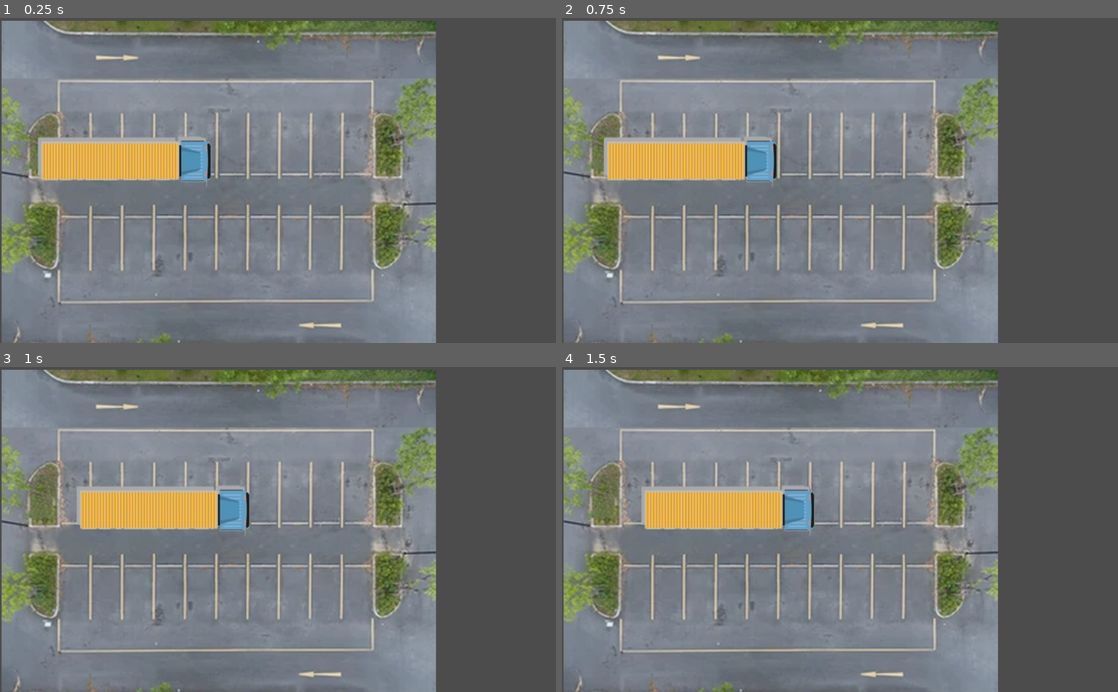
Above: before the commit, frames 1-4 (two rows, left to right).
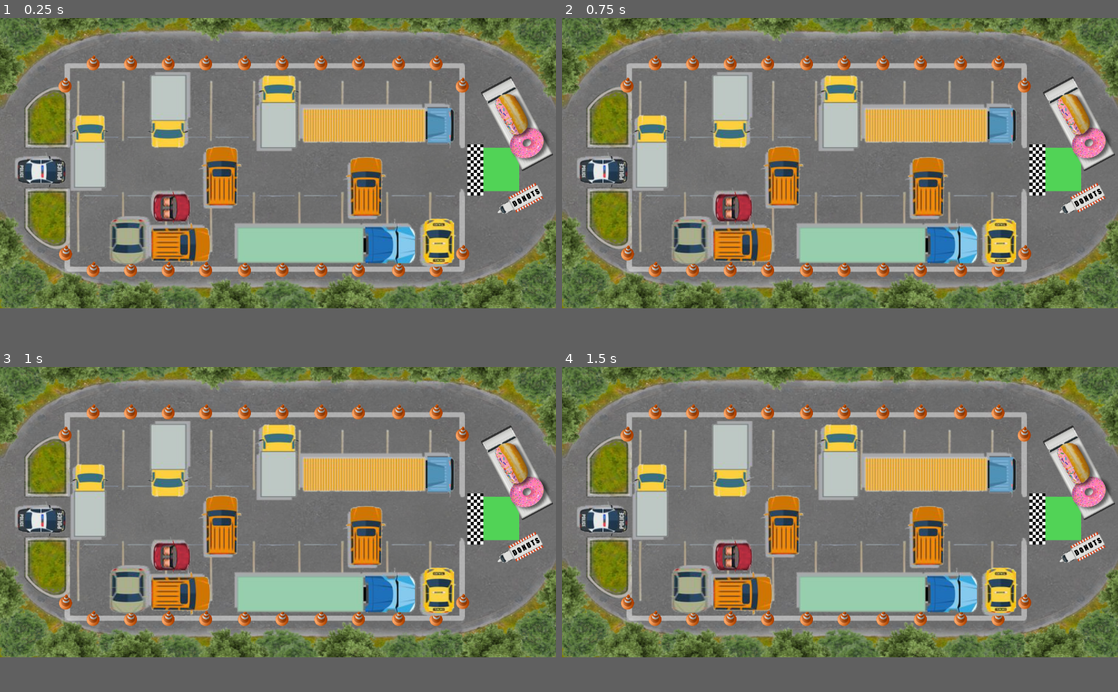
Above: after the commit, the same moments.

Repository: torresFMQ/Projecto_Godot_Grupo1
Game: Godot game, scene res://World.tscn
The game is run twice, just before and just after one commit, with the same random seed, the same clock (stepped at 60 frames per second) and the same inputs.
Inputs (mouse positions are in pixels of both pictures, inside the frame that each line leads up to):
- Up to frame 1 (0.25 s): no input
- Up to frame 2 (0.75 s): tap Enter at 0.5 s; drag from (689, 161) to (895, 109) at 0.52 s
- Up to frame 3 (1 s): no input
- Up to frame 4 (1.5 s): drag from (728, 545) to (812, 594) at 1.27 s
In our replay, the window is 800x468 before the commit and 800x418 after it. These sizes can differ from the game's own. Grey fills any space a smaller window leaves; there, only what the larger window draws over its background counts as a difference.

The runs differ from the first frame. In frame 1, 81% of the frame differs, in the area x 0-100%, y 0-100%; in frame 2, 81%; in frame 3, 81%; in frame 4, 81%.

Commit message:
Versao quase final que ja se joga e tudo

Diff:
--- a/Slide Cars/Car.gd
+++ b/Slide Cars/Car.gd
@@ -3,57 +3,73 @@
 
 var x : bool = false
 var y : bool = false
+#movement aid variables
+var mx : float
+var my : float
+var mVec : Vector2
+#
 export var speed : float = 1
+export var jitter : float = 5
 export (Texture) var texture setget setTexture, getTexture
-var collision_box : CollisionShape2D
 var selected = false
 
 func setTexture (value:Texture) -> void:
+	print("Setting Texture for "+self.to_string()+" = "+value.to_string())
 	$CarTexture.texture =value
+	setCollisionArea(value)
 
 func getTexture () -> Texture:
 	return 	$CarTexture.texture
 
+func setCollisionArea(value:Texture):
+	# auto scale Collision box
+		var car_size = RectangleShape2D.new()
+		car_size.set_extents(value.get_size())
+
+		$Collision.set_shape(car_size)
 
 func _ready():
 	# auto assign drag direction
 	if rotation_degrees == 0:
-		print(self.to_string()+" is horizontal")
+		#print(self.to_string()+" is horizontal")
 		x = true
 		y = false
 	else:
-		print(self.to_string()+" is vertical")
+		#print(self.to_string()+" is vertical")
 		x = false
 		y = true
-	#
-	# assign texture
-	if texture:
-		print("Loading "+texture.to_string())
-		setTexture(texture)
-	#
-	# auto scale Collision box
-		collision_box = CollisionShape2D.new()
-		var car_size = RectangleShape2D.new()
-		var img_size = texture.get_rect()
-		car_size.set_extents(img_size)
-		collision_box.shape = car_size
-
-		pass
 
 func _on_Car_input_event(viewport, event, shape_idx):
-	print("click !")
+	#print("click !")
 	if Input.is_action_just_pressed("click"):
 		print("Selected: "+ self.to_string())
 		selected = true
-
-func _physics_process(delta):
-	if selected:
-		if x:
-			global_position.x = lerp(global_position.x, get_global_mouse_position().x, speed * delta)
-		elif y:
-			global_position.y = lerp(global_position.y, get_global_mouse_position().y, speed * delta)
 
 func _input(event):
 	if event is InputEventMouseButton:
 		if event.button_index == BUTTON_LEFT and not event.pressed:
 			selected = false
+
+func _physics_process(delta):
+	if selected:
+		var dir = (get_global_mouse_position()-global_position).normalized()
+
+		if x:
+		#HORIZONTAL
+			dir.y=0
+			#make it shake
+			global_scale += Vector2(jitter/250,jitter/250)
+			global_position.x += jitter/2
+			global_position.y += jitter
+			jitter *= -1
+
+		elif y:
+		#VERTICAL
+			dir.x=0
+			#make it shake
+			global_scale += Vector2(jitter/250,jitter/250)
+			global_position.x += jitter
+			global_position.y += jitter/2
+			jitter *= -1
+
+		move_and_slide(dir*delta*9000*speed)
--- a/Slide Cars/Car.tscn
+++ b/Slide Cars/Car.tscn
@@ -3,15 +3,19 @@
 [ext_resource path="res://Car.gd" type="Script" id=1]
 
 [sub_resource type="RectangleShape2D" id=1]
-extents = Vector2( 57.0722, 33.7742 )
+extents = Vector2( 25.6171, 33.7742 )
 
 [node name="Car" type="KinematicBody2D"]
 input_pickable = true
 script = ExtResource( 1 )
+jitter = 1.0
 
 [node name="Collision" type="CollisionShape2D" parent="."]
 position = Vector2( -0.71574, -0.212807 )
+rotation = 1.5708
+scale = Vector2( 0.75, 0.65 )
 shape = SubResource( 1 )
+one_way_collision_margin = 0.0
 
 [node name="CarTexture" type="Sprite" parent="."]
 position = Vector2( -2.88064, -3.28165 )
--- a/Slide Cars/World.gd
+++ b/Slide Cars/World.gd
@@ -0,0 +1,7 @@
+extends Node2D
+
+#DETECT WIN CONDITION
+func _on_FinishLine_body_entered(body):
+	print("Area detected")
+	if (body.get_name() == "Main Car"):
+		print("You win!")
--- a/Slide Cars/World.tscn
+++ b/Slide Cars/World.tscn
@@ -1,35 +1,327 @@
-[gd_scene load_steps=6 format=2]
+[gd_scene load_steps=20 format=2]
 
 [ext_resource path="res://Car.tscn" type="PackedScene" id=1]
-[ext_resource path="res://cars/9.png" type="Texture" id=2]
-[ext_resource path="res://cars/map.png" type="Texture" id=3]
+[ext_resource path="res://cars/8.png" type="Texture" id=2]
+[ext_resource path="res://Truck_2.png" type="Texture" id=3]
+[ext_resource path="res://cars/3.png" type="Texture" id=4]
+[ext_resource path="res://cars/6.png" type="Texture" id=5]
+[ext_resource path="res://cars/9.png" type="Texture" id=6]
+[ext_resource path="res://cars/2.png" type="Texture" id=7]
+[ext_resource path="res://cars/1.png" type="Texture" id=8]
+[ext_resource path="res://cars/4.png" type="Texture" id=9]
+[ext_resource path="res://cars/7.png" type="Texture" id=10]
+[ext_resource path="res://cone.png" type="Texture" id=11]
+[ext_resource path="res://bg1.png" type="Texture" id=12]
+[ext_resource path="res://TRUCK_1.png" type="Texture" id=13]
+[ext_resource path="res://checker.png" type="Texture" id=14]
+[ext_resource path="res://World.gd" type="Script" id=15]
+
+[sub_resource type="RectangleShape2D" id=3]
+extents = Vector2( 49.7023, 177.892 )
 
 [sub_resource type="RectangleShape2D" id=1]
-extents = Vector2( 411.49, 10 )
+extents = Vector2( 430.462, 10 )
 
 [sub_resource type="RectangleShape2D" id=2]
-extents = Vector2( 10, 61.309 )
+extents = Vector2( 10, 94.5902 )
+
+[sub_resource type="RectangleShape2D" id=4]
+extents = Vector2( 37, 72 )
 
 [node name="World" type="Node2D"]
-
-[node name="map" type="Sprite" parent="."]
-position = Vector2( 402.51, 320.328 )
+script = ExtResource( 15 )
+
+[node name="map2" type="Sprite" parent="."]
+position = Vector2( 1125.82, 355.551 )
+scale = Vector2( 1.14837, 1.0386 )
+texture = ExtResource( 12 )
+offset = Vector2( -475.43, -59.3173 )
+
+[node name="FinishLine" type="Area2D" parent="."]
+
+[node name="ColorRect" type="ColorRect" parent="FinishLine"]
+margin_left = 968.454
+margin_top = 268.435
+margin_right = 1072.45
+margin_bottom = 641.435
+rect_scale = Vector2( 1, 0.24 )
+color = Color( 0.317647, 0.827451, 0.337255, 1 )
+__meta__ = {
+"_edit_use_anchors_": false
+}
+
+[node name="CollisionShape2D" type="CollisionShape2D" parent="FinishLine"]
+position = Vector2( 1019.13, 312.879 )
+scale = Vector2( 1, 0.240001 )
+shape = SubResource( 3 )
+
+[node name="checker" type="Sprite" parent="."]
+position = Vector2( 981.671, 313.6 )
+scale = Vector2( 0.273377, 0.27553 )
+texture = ExtResource( 14 )
+
+[node name="TRUCK_1" type="Sprite" parent="."]
+position = Vector2( 1068.78, 380.426 )
+rotation = -0.489979
+scale = Vector2( 0.391078, 0.296102 )
+texture = ExtResource( 13 )
+
+[node name="Truck_2" type="Sprite" parent="."]
+position = Vector2( 1071.01, 216.163 )
+rotation = -0.489979
+scale = Vector2( 0.701363, 0.582391 )
 texture = ExtResource( 3 )
 
+[node name="cones" type="Node2D" parent="."]
+
+[node name="cone" type="Sprite" parent="cones"]
+position = Vector2( 192.711, 94.3787 )
+rotation = -2.35619
+scale = Vector2( 0.314457, 0.314457 )
+texture = ExtResource( 11 )
+
+[node name="cone2" type="Sprite" parent="cones"]
+position = Vector2( 270.219, 94.3787 )
+rotation = -2.35619
+scale = Vector2( 0.314457, 0.314457 )
+texture = ExtResource( 11 )
+
+[node name="cone3" type="Sprite" parent="cones"]
+position = Vector2( 347.727, 94.3787 )
+rotation = -2.35619
+scale = Vector2( 0.314457, 0.314457 )
+texture = ExtResource( 11 )
+
+[node name="cone4" type="Sprite" parent="cones"]
+position = Vector2( 425.235, 94.3787 )
+rotation = -2.35619
+scale = Vector2( 0.314457, 0.314457 )
+texture = ExtResource( 11 )
+
+[node name="cone5" type="Sprite" parent="cones"]
+position = Vector2( 505.416, 94.3787 )
+rotation = -2.35619
+scale = Vector2( 0.314457, 0.314457 )
+texture = ExtResource( 11 )
+
+[node name="cone6" type="Sprite" parent="cones"]
+position = Vector2( 582.924, 94.3787 )
+rotation = -2.35619
+scale = Vector2( 0.314457, 0.314457 )
+texture = ExtResource( 11 )
+
+[node name="cone7" type="Sprite" parent="cones"]
+position = Vector2( 663.105, 94.3787 )
+rotation = -2.35619
+scale = Vector2( 0.314457, 0.314457 )
+texture = ExtResource( 11 )
+
+[node name="cone8" type="Sprite" parent="cones"]
+position = Vector2( 740.614, 94.3787 )
+rotation = -2.35619
+scale = Vector2( 0.314457, 0.314457 )
+texture = ExtResource( 11 )
+
+[node name="cone9" type="Sprite" parent="cones"]
+position = Vector2( 823.467, 94.3787 )
+rotation = -2.35619
+scale = Vector2( 0.314457, 0.314457 )
+texture = ExtResource( 11 )
+
+[node name="cone10" type="Sprite" parent="cones"]
+position = Vector2( 900.975, 94.3787 )
+rotation = -2.35619
+scale = Vector2( 0.314457, 0.314457 )
+texture = ExtResource( 11 )
+
+[node name="cone21" type="Sprite" parent="cones"]
+position = Vector2( 954.975, 140.379 )
+rotation = -2.35619
+scale = Vector2( 0.314457, 0.314457 )
+texture = ExtResource( 11 )
+
+[node name="cone22" type="Sprite" parent="cones"]
+position = Vector2( 955.975, 486.379 )
+rotation = -2.35619
+scale = Vector2( 0.314457, 0.314457 )
+texture = ExtResource( 11 )
+
+[node name="cone23" type="Sprite" parent="cones"]
+position = Vector2( 134.975, 140.379 )
+rotation = -2.35619
+scale = Vector2( 0.314457, 0.314457 )
+texture = ExtResource( 11 )
+
+[node name="cone24" type="Sprite" parent="cones"]
+position = Vector2( 135.975, 487.379 )
+rotation = -2.35619
+scale = Vector2( 0.314457, 0.314457 )
+texture = ExtResource( 11 )
+
+[node name="cone11" type="Sprite" parent="cones"]
+position = Vector2( 192.711, 521.119 )
+rotation = -2.35619
+scale = Vector2( 0.314457, 0.314457 )
+texture = ExtResource( 11 )
+
+[node name="cone12" type="Sprite" parent="cones"]
+position = Vector2( 270.219, 521.119 )
+rotation = -2.35619
+scale = Vector2( 0.314457, 0.314457 )
+texture = ExtResource( 11 )
+
+[node name="cone13" type="Sprite" parent="cones"]
+position = Vector2( 347.727, 521.119 )
+rotation = -2.35619
+scale = Vector2( 0.314457, 0.314457 )
+texture = ExtResource( 11 )
+
+[node name="cone14" type="Sprite" parent="cones"]
+position = Vector2( 425.235, 521.119 )
+rotation = -2.35619
+scale = Vector2( 0.314457, 0.314457 )
+texture = ExtResource( 11 )
+
+[node name="cone15" type="Sprite" parent="cones"]
+position = Vector2( 505.416, 521.119 )
+rotation = -2.35619
+scale = Vector2( 0.314457, 0.314457 )
+texture = ExtResource( 11 )
+
+[node name="cone16" type="Sprite" parent="cones"]
+position = Vector2( 582.924, 521.119 )
+rotation = -2.35619
+scale = Vector2( 0.314457, 0.314457 )
+texture = ExtResource( 11 )
+
+[node name="cone17" type="Sprite" parent="cones"]
+position = Vector2( 663.105, 521.119 )
+rotation = -2.35619
+scale = Vector2( 0.314457, 0.314457 )
+texture = ExtResource( 11 )
+
+[node name="cone18" type="Sprite" parent="cones"]
+position = Vector2( 740.614, 521.119 )
+rotation = -2.35619
+scale = Vector2( 0.314457, 0.314457 )
+texture = ExtResource( 11 )
+
+[node name="cone19" type="Sprite" parent="cones"]
+position = Vector2( 823.467, 521.119 )
+rotation = -2.35619
+scale = Vector2( 0.314457, 0.314457 )
+texture = ExtResource( 11 )
+
+[node name="cone20" type="Sprite" parent="cones"]
+position = Vector2( 900.975, 521.119 )
+rotation = -2.35619
+scale = Vector2( 0.314457, 0.314457 )
+texture = ExtResource( 11 )
+
+[node name="Limits" type="StaticBody2D" parent="."]
+
+[node name="CollisionShape2D2" type="CollisionShape2D" parent="Limits"]
+position = Vector2( 535.538, 525.949 )
+shape = SubResource( 1 )
+
+[node name="CollisionShape2D4" type="CollisionShape2D" parent="Limits"]
+position = Vector2( 955.357, 182.483 )
+shape = SubResource( 2 )
+
+[node name="CollisionShape2D5" type="CollisionShape2D" parent="Limits"]
+position = Vector2( 955.255, 446.915 )
+shape = SubResource( 2 )
+
+[node name="CollisionShape2D6" type="CollisionShape2D" parent="Limits"]
+position = Vector2( 136.185, 185.156 )
+shape = SubResource( 2 )
+
+[node name="CollisionShape2D7" type="CollisionShape2D" parent="Limits"]
+position = Vector2( 135.737, 449.079 )
+shape = SubResource( 2 )
+
+[node name="CollisionShape2D" type="CollisionShape2D" parent="Limits"]
+position = Vector2( 541.476, 98.9605 )
+shape = SubResource( 1 )
+
+[node name="Main Car" parent="." instance=ExtResource( 1 )]
+position = Vector2( 85.5584, 317.28 )
+speed = 1.5
+jitter = 5.0
+texture = ExtResource( 4 )
+
 [node name="Car" parent="." instance=ExtResource( 1 )]
-position = Vector2( 231.892, 262.919 )
+position = Vector2( 780.68, 220.84 )
+speed = 0.5
+jitter = 2.0
+texture = ExtResource( 6 )
+
+[node name="Car2" parent="." instance=ExtResource( 1 )]
+position = Vector2( 373.086, 469.57 )
+scale = Vector2( 1, 1.08 )
+speed = 0.85
+texture = ExtResource( 5 )
+
+[node name="Car3" parent="." instance=ExtResource( 1 )]
+position = Vector2( 354.971, 392.388 )
+scale = Vector2( 0.88, 1.18919 )
+speed = 2.0
+texture = ExtResource( 8 )
+
+[node name="Collision" parent="Car3" index="0"]
+shape = SubResource( 4 )
+
+[node name="CarTexture" parent="Car3" index="1"]
+texture = ExtResource( 8 )
+
+[node name="Car4" parent="." instance=ExtResource( 1 )]
+position = Vector2( 902.726, 459.4 )
+rotation = -1.57079
+scale = Vector2( 1, 1.24 )
+texture = ExtResource( 7 )
+
+[node name="Car5" parent="." instance=ExtResource( 1 )]
+position = Vector2( 673.943, 468.538 )
+scale = Vector2( 0.920002, 1 )
+speed = 0.994
+jitter = 3.0
 texture = ExtResource( 2 )
 
-[node name="Limits" type="Node2D" parent="."]
-
-[node name="CollisionShape2D" type="CollisionShape2D" parent="Limits"]
-position = Vector2( 400.719, 8.9797 )
-shape = SubResource( 1 )
-
-[node name="CollisionShape2D2" type="CollisionShape2D" parent="Limits"]
-position = Vector2( 400.719, 642.048 )
-shape = SubResource( 1 )
-
-[node name="CollisionShape2D3" type="CollisionShape2D" parent="Limits"]
-position = Vector2( -28.0615, 331.126 )
-shape = SubResource( 2 )
+[node name="Car6" parent="." instance=ExtResource( 1 )]
+position = Vector2( 263.842, 461.963 )
+rotation = -4.71238
+scale = Vector2( 1, 1.48 )
+texture = ExtResource( 9 )
+
+[node name="Car7" parent="." instance=ExtResource( 1 )]
+position = Vector2( 348.141, 193.173 )
+rotation = 1.57079
+texture = ExtResource( 10 )
+
+[node name="Car8" parent="." instance=ExtResource( 1 )]
+position = Vector2( 185.167, 275.649 )
+rotation = -1.57079
+scale = Vector2( 1, 0.88 )
+speed = 0.75
+texture = ExtResource( 10 )
+
+[node name="Car10" parent="." instance=ExtResource( 1 )]
+position = Vector2( 574.685, 193.571 )
+rotation = -1.57079
+speed = 0.75
+texture = ExtResource( 10 )
+
+[node name="Car9" parent="." instance=ExtResource( 1 )]
+position = Vector2( 756.814, 348.666 )
+rotation = -1.57079
+speed = 0.85
+texture = ExtResource( 5 )
+
+[node name="Car11" parent="." instance=ExtResource( 1 )]
+position = Vector2( 458.674, 326.899 )
+rotation = -1.57079
+speed = 0.85
+texture = ExtResource( 5 )
+[connection signal="body_entered" from="FinishLine" to="." method="_on_FinishLine_body_entered"]
+
+[editable path="Car3"]
--- a/Slide Cars/project.godot
+++ b/Slide Cars/project.godot
@@ -19,6 +19,10 @@
 run/main_scene="res://World.tscn"
 config/icon="res://icon.png"
 
+[display]
+
+window/size/width=1148
+
 [input]
 
 click={
Binary file added: Slide Cars/TRUCK_1.png
Not shown, added: Slide Cars/TRUCK_1.png.import
Binary file added: Slide Cars/Truck_2.png
Not shown, added: Slide Cars/Truck_2.png.import
Binary file added: Slide Cars/bg1.png
Not shown, added: Slide Cars/bg1.png.import
Binary file added: Slide Cars/cars/cone.png
Not shown, added: Slide Cars/cars/cone.png.import
Binary file added: Slide Cars/checker.png
Not shown, added: Slide Cars/checker.png.import
Binary file added: Slide Cars/cone.png
Not shown, added: Slide Cars/cone.png.import
